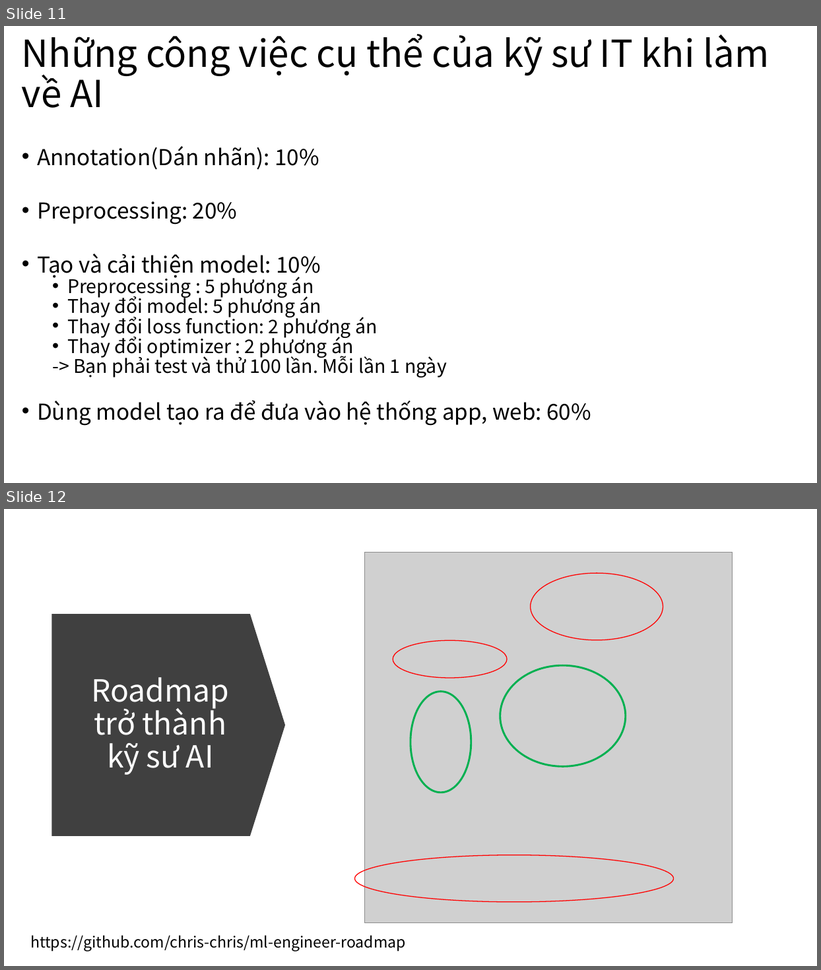
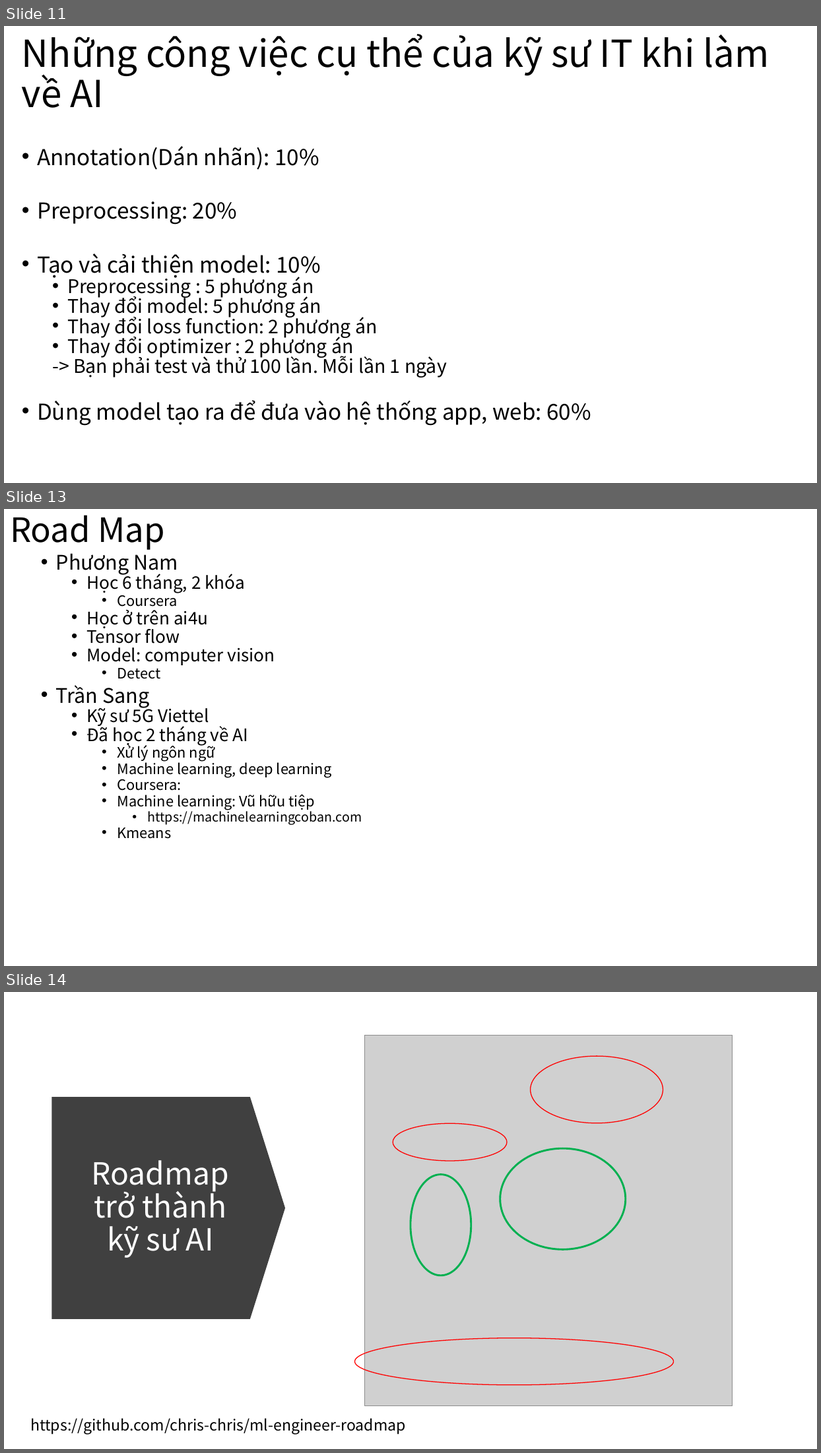
Before and after one commit to makotovnjp/Talent5OpenPose, a slide deck: doc/Talent5OpenPoseWeek4.pptx. Shown one above the other, each under a label of ours: slides 11 and 12 before the commit, slides 11, 13 and 14 after it; the slides between them are not shown. The pictures are 821x970 and 821x1453 pixels, drawn with LibreOffice and Linux fonts; fonts in the diff are those of the drawing; grey boxes stand for pictures. Boxes give left, top, right and bottom in pixels: in the first picture for what was removed or moved away, otherwise in the second. Text is boxed around its words. In the diff, an @@ line names an element or a change of style, - is before the commit and + after.

```diff
--- a/doc/Talent5OpenPoseWeek4.pptx
+++ b/doc/Talent5OpenPoseWeek4.pptx
@@ slide 13 added at bbox=[4, 509, 817, 966], background #FFFFFF @@
@@ title added at bbox=[10, 515, 164, 550], 39.6 pt, text #000000 @@
+Road Map
@@ text added at bbox=[56, 549, 362, 839], 17 pt, text #000000 @@
+• Phương Nam
+  • Học 6 tháng, 2 khóa
+    • Coursera
+  • Học ở trên ai4u
+  • Tensor flow
+  • Model: computer vision
+    • Detect
+• Trần Sang
+  • Kỹ sư 5G Viettel
+  • Đã học 2 tháng về AI
+    • Xử lý ngôn ngữ
+    • Machine learning, deep learning
+    • Coursera:
+    • Machine learning: Vũ hữu tiệp
+      • https://machinelearningcoban.com
+    • Kmeans
@@ what was slide 12 is now slide 14 @@
```
Also in this commit, not shown: 1 slide changed, 1 other slide added, 1 other file.
